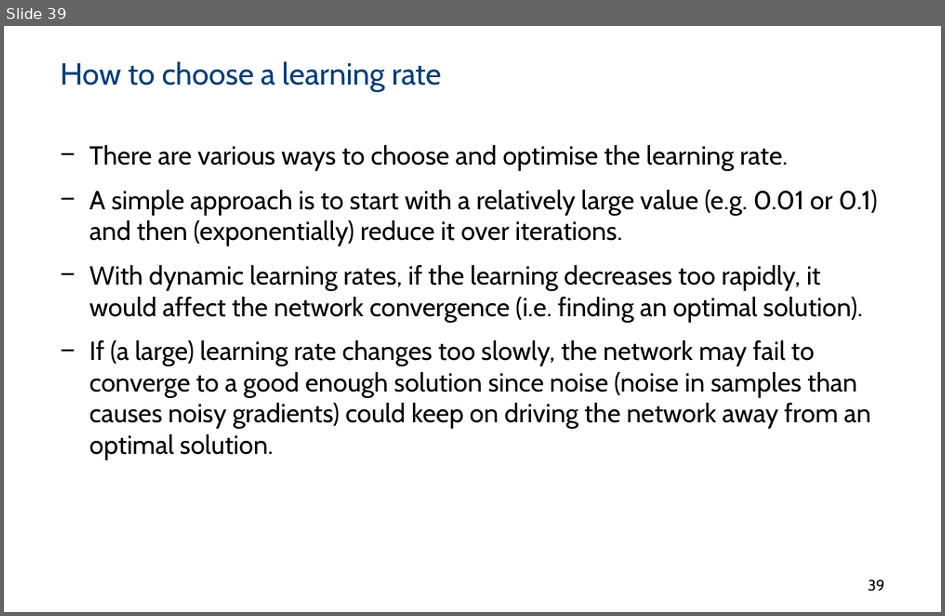
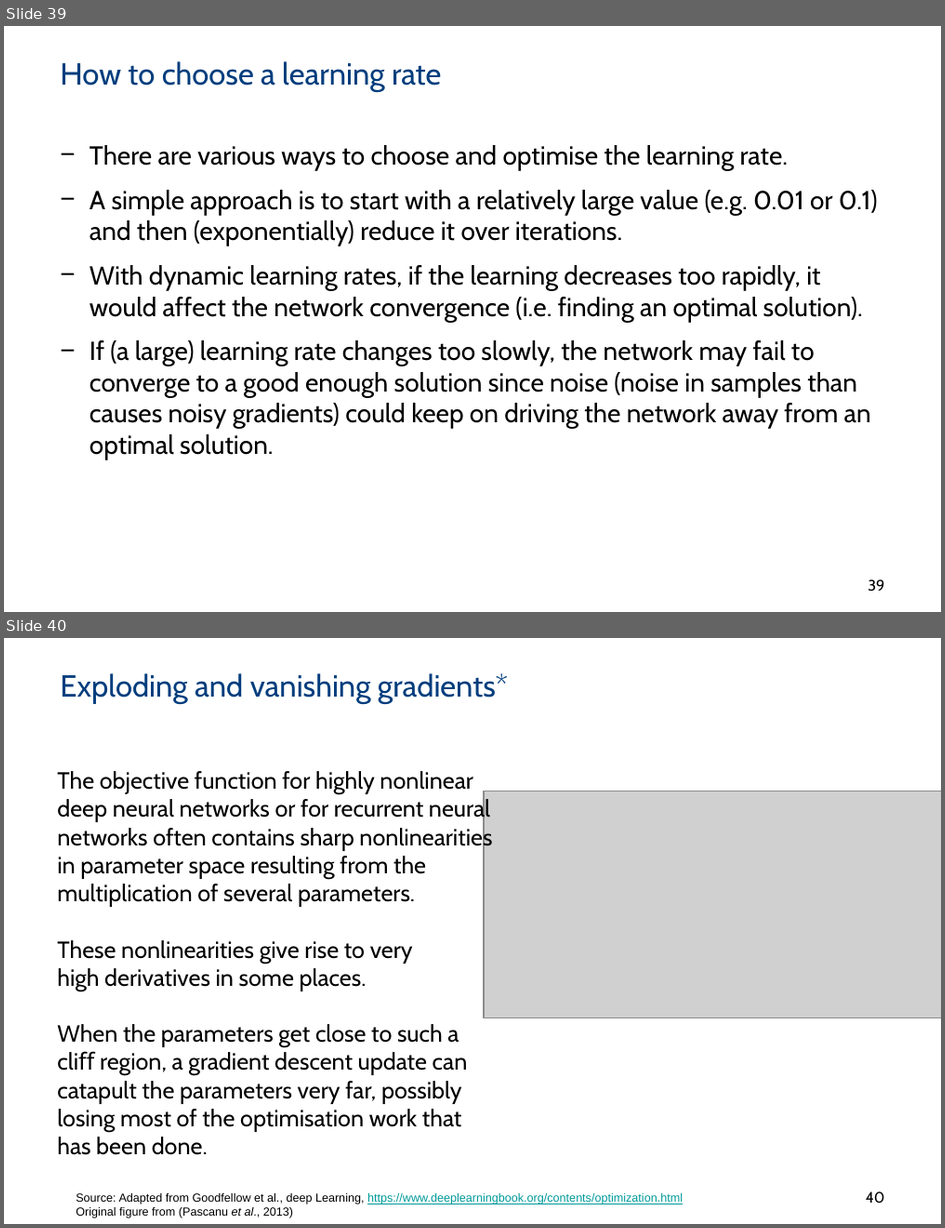
Before and after one commit to PBarnaghi/ML4NS, a slide deck: 06- Neural Networks/ML4NuerScience_NeuralNets.pptx. Shown one above the other, each under a label of ours: slide 39 before the commit, slides 39 and 40 after it. The pictures are 945x616 and 945x1228 pixels, drawn with LibreOffice and Linux fonts; fonts in the diff are those of the drawing; grey boxes stand for pictures; background and template pictures are left out. Boxes give left, top, right and bottom in pixels: in the first picture for what was removed or moved away, otherwise in the second. Text is boxed around its words. In the diff, an @@ line names an element or a change of style, - is before the commit and + after.

Commit message:
Add slides on Newton's method to further reading and updates momentum and adam (slides 40-50)

```diff
--- a/06- Neural Networks/ML4NuerScience_NeuralNets.pptx
+++ b/06- Neural Networks/ML4NuerScience_NeuralNets.pptx
@@ slide 40 added at [4,638,941,1224], background #FFFFFF @@
@@ title added at [60,673,508,703], 23.3 pt, text #003D7D @@
+Exploding and vanishing gradients*
@@ text added at [57,771,492,1132], 18 pt, text #000000 @@
+The objective function for highly nonlinear deep neural networks or for recurrent neural networks often contains sharp nonlinearities in parameter space resulting from the multiplication of several parameters.
+These nonlinearities give rise to very
+high derivatives in some places.
+When the parameters get close to such a cliﬀ region, a gradient descent update can catapult the parameters very far, possibly losing most of the optimisation work that has been done.
@@ picture added at [484,791,941,1017] @@
@@ text added at [76,1193,683,1218], 9 pt, text #000000 @@
+Source: Adapted from Goodfellow et al., deep Learning, https://www.deeplearningbook.org/contents/optimization.html
+Original figure from (Pascanu et al., 2013)
@@ page number added at [866,1191,886,1203], 11.7 pt, text #000000 @@
+40
```
Also in this commit, not shown: 7 slides changed, 6 other slides added, 1 slide removed, 1 other file.
